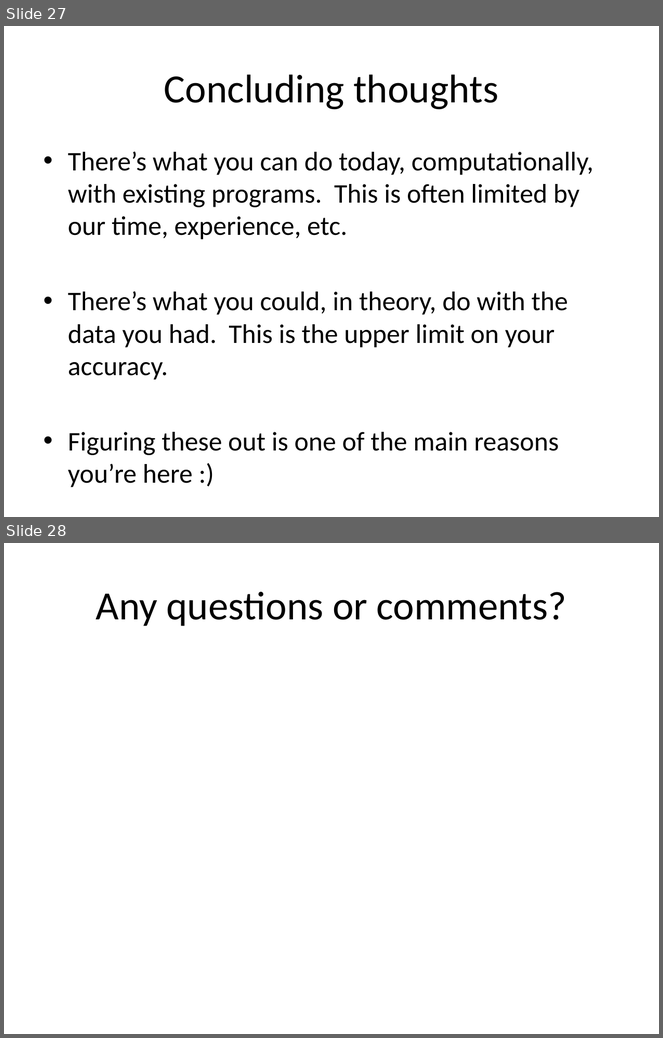
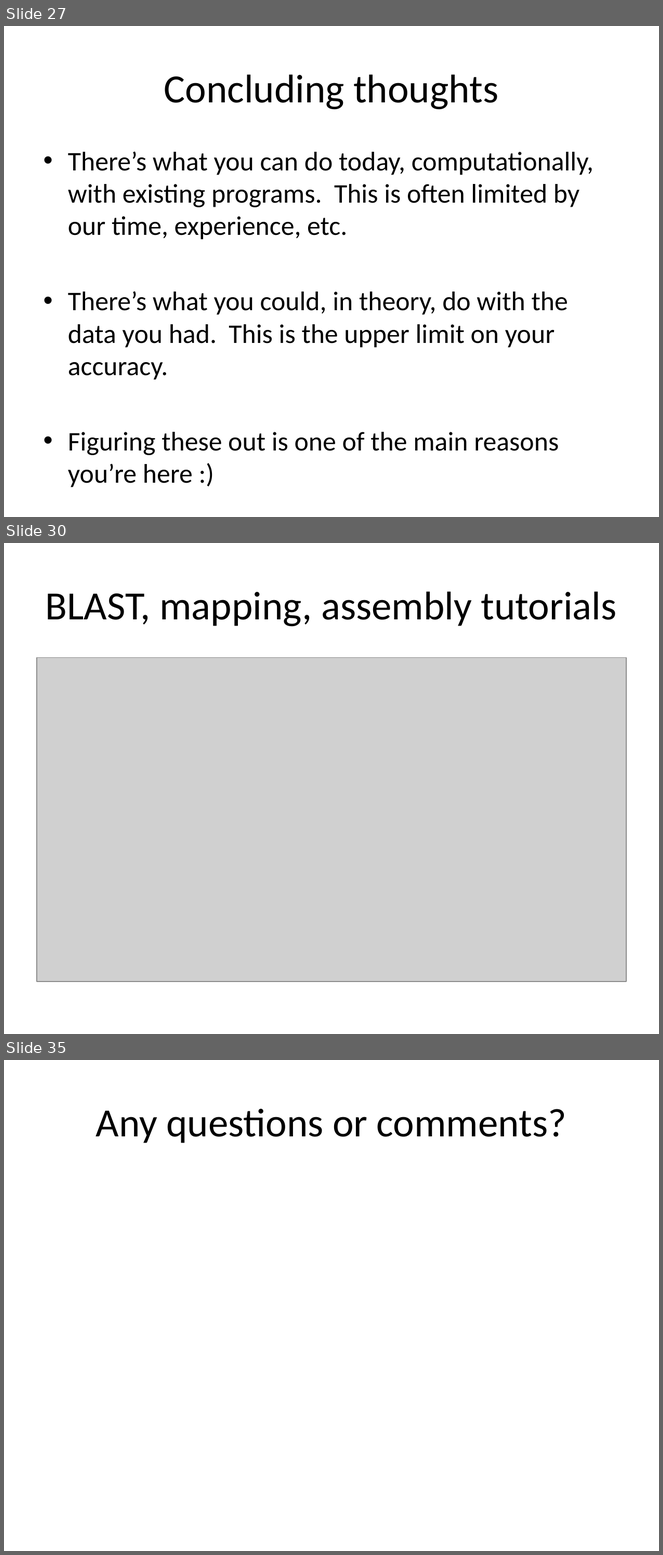
Before and after one commit to dib-lab/2013-caltech-workshop, a slide deck: _static/cemi-lecture-welcome.pptx. Shown one above the other, each under a label of ours: slides 27 and 28 before the commit, slides 27, 30 and 35 after it; the slides between them are not shown. The pictures are 663x1038 and 663x1555 pixels, drawn with LibreOffice and Linux fonts; fonts in the diff are those of the drawing; grey boxes stand for pictures. Boxes give left, top, right and bottom in pixels: in the first picture for what was removed or moved away, otherwise in the second. Text is boxed around its words. In the diff, an @@ line names an element or a change of style, - is before the commit and + after.

```diff
--- a/_static/cemi-lecture-welcome.pptx
+++ b/_static/cemi-lecture-welcome.pptx
@@ slide 30 added at bbox=[4, 543, 659, 1034], background #FFFFFF @@
@@ title added at bbox=[46, 591, 617, 627], 44 pt, text #000000 @@
+BLAST, mapping, assembly tutorials
@@ picture added at bbox=[37, 657, 626, 982] @@
@@ what was slide 28 is now slide 35 @@
```
Also in this commit, not shown: 6 other slides added, 1 other file.
